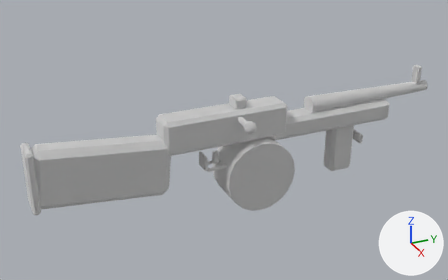
The glTF model ambush_loop/art/v2/models/thompson_lod0.glb: old version first, new version second.
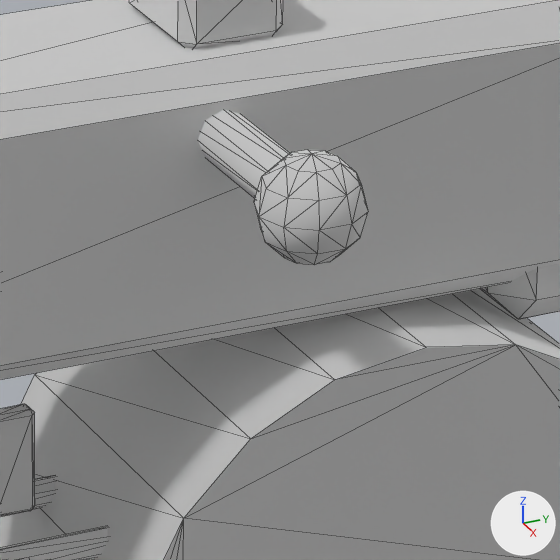
Each version appears first whole from a 50 mm lens placed at (0.982, -0.416, 0.495), pointed at (-0.013, 0.032, -0.003), and next in a close-up on the part from 48% to 62% of the width and 37% to 60% of the height. The axes (+X, +Y, +Z) are drawn at lower right. The lights are the same throughout. The last two pictures show the newer version. The close-ups show mesh edges as thin lines. Vertices at exactly the same position are counted once.

Objects in the first close-up: 'thompson_body'.
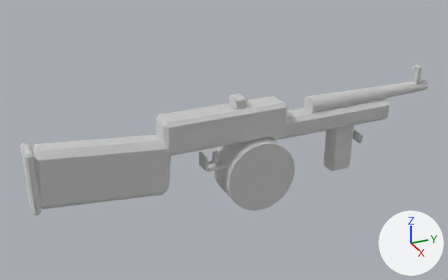
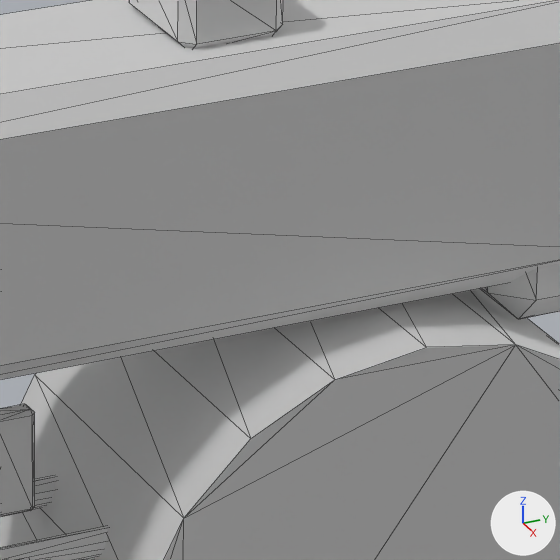
Pixel boxes (x1, y1, x2, y2) of what changed, in the close-ups (560 x 560 px):
part 1 of me_cube_243, deleted: before (254, 150, 368, 265)
part 2 of me_cube_243, deleted: before (198, 110, 290, 198)

Edits to the bpy script that builds the scene:
```text
Change me_cube_243:
    used by ob_thompson_body; location = (0.0, 0.0, 0.0)
    remove me_cube_243.from_pydata(...)  # 480 vertices, 888 faces; spans x -0.04..0.081, y -0.339..0.5, z -0.144..0.092
    add me_cube_243.from_pydata(...)  # 412 vertices, 760 faces; spans x -0.04..0.04, y -0.339..0.5, z -0.144..0.092
    me_cube_243 part 1: the loose piece of 52 vertices spanning x 0.059..0.081, y 0.034..0.058, z 0.041..0.065 is deleted
    me_cube_243 part 2: the loose piece of 16 vertices spanning x 0.0..0.065, y 0.04..0.052, z 0.047..0.059 is deleted
```
